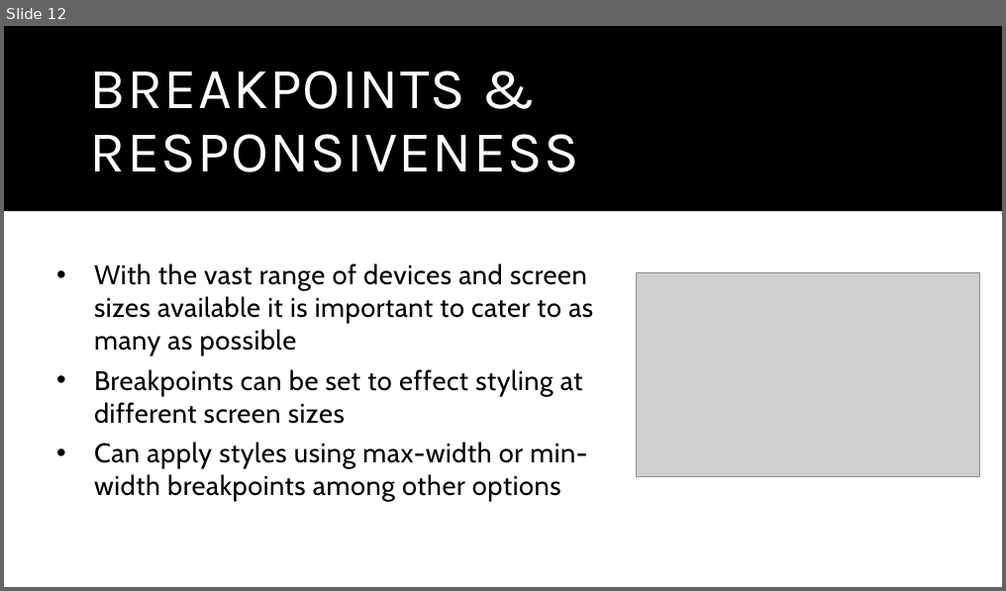
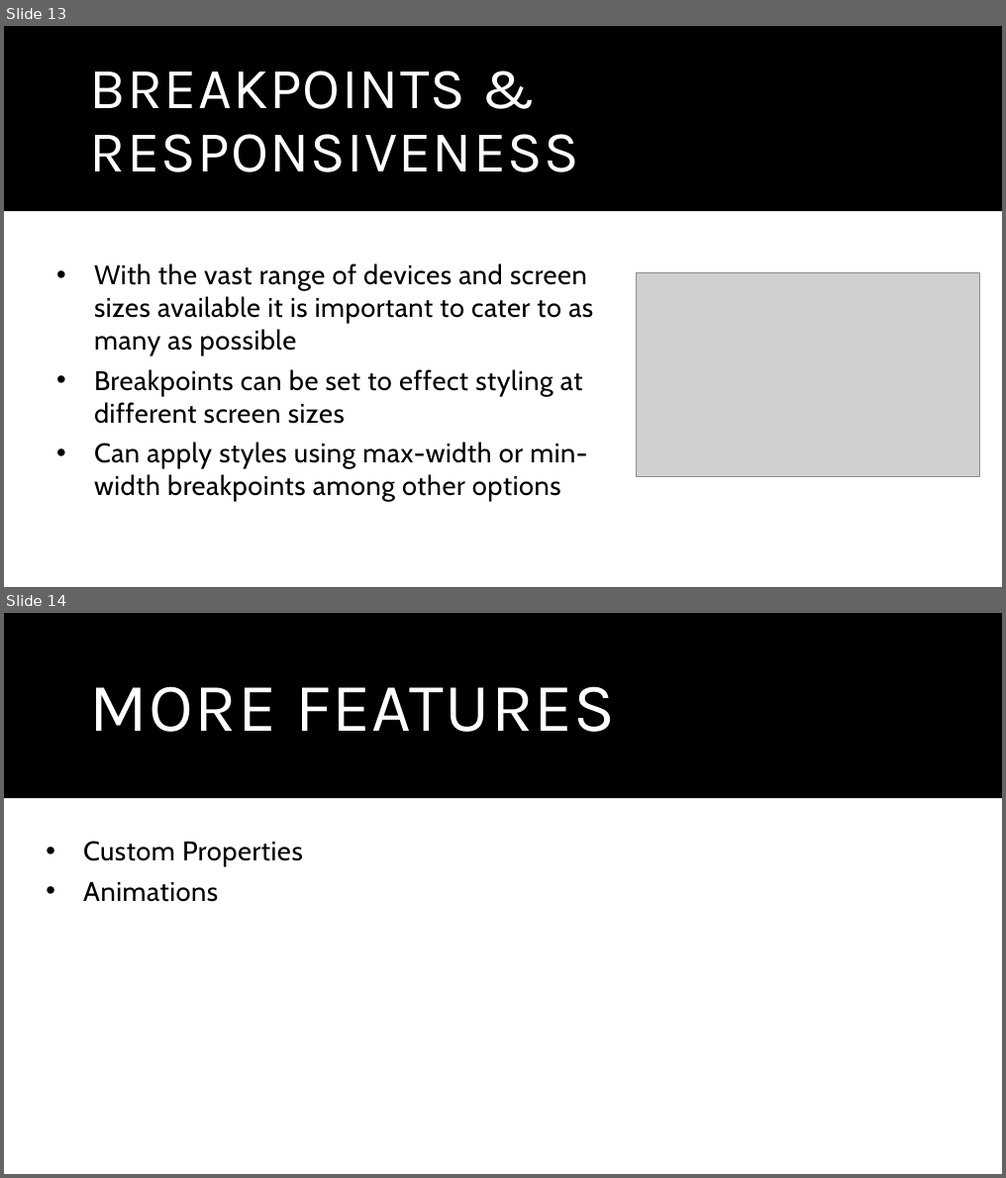
Before and after one commit to benlammers/fullstack-workshop, a slide deck: web-fundamentals/css/CSS.pptx. Shown one above the other, each under a label of ours: slide 12 before the commit, slides 13 and 14 after it. The pictures are 1006x591 and 1006x1178 pixels, drawn with LibreOffice and Linux fonts; fonts in the diff are those of the drawing; grey boxes stand for pictures. Boxes give left, top, right and bottom in pixels: in the first picture for what was removed or moved away, otherwise in the second. Text is boxed around its words. In the diff, an @@ line names an element or a change of style, - is before the commit and + after.

```diff
--- a/web-fundamentals/css/CSS.pptx
+++ b/web-fundamentals/css/CSS.pptx
@@ slide 14 added at box(4, 613, 1002, 1174), background #FFFFFF @@
@@ rectangle added at box(4, 613, 1002, 799), fill #000000 @@
@@ title added at box(90, 686, 616, 732), 66 pt, text #FFFFFF @@
+MORE FEATURES
@@ text added at box(83, 841, 303, 902), 26 pt, text #000000 @@
+• Custom Properties
+• Animations
@@ what was slide 12 is now slide 13 @@
```
Also in this commit, not shown: 1 other slide added, 2 other files.
